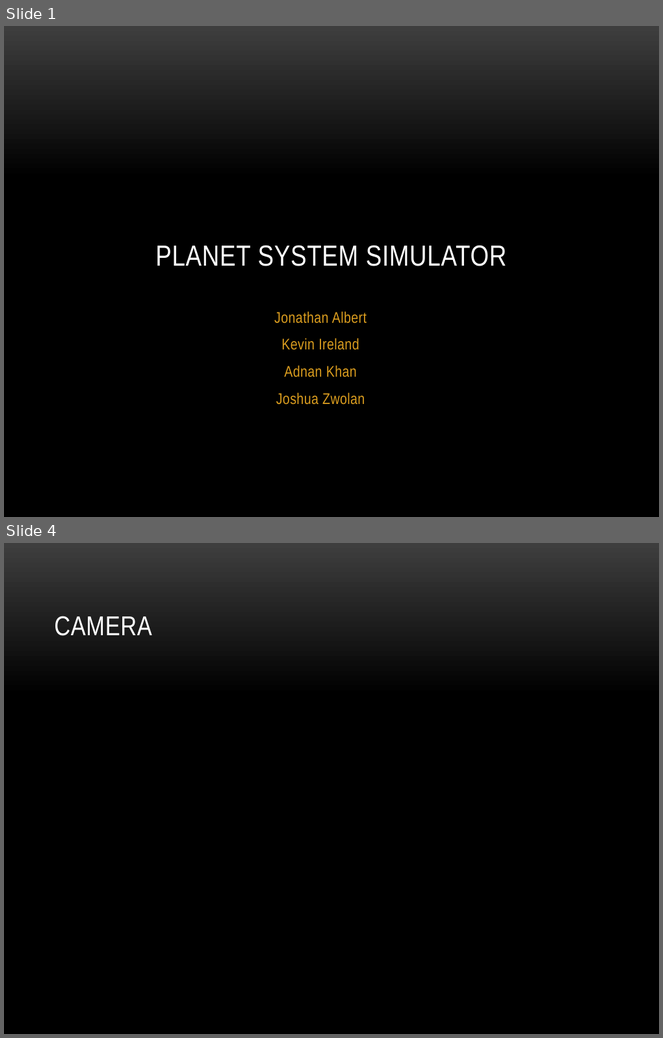
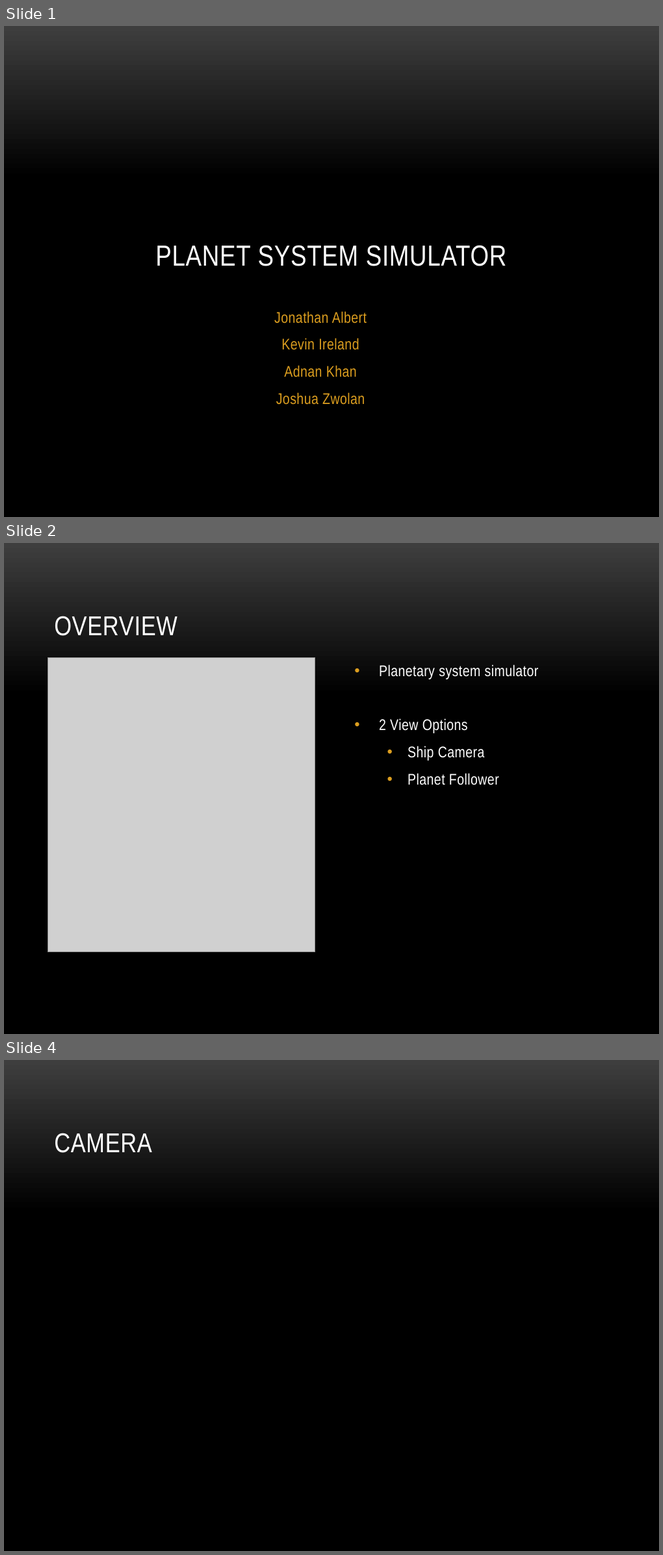
Before and after one commit to AdnaneKhan/1566_final, a slide deck: docs/gfx_ppt.pptx. Shown one above the other, each under a label of ours: slides 1 and 4 before the commit, slides 1, 2 and 4 after it; the slides between them are not shown. The pictures are 663x1038 and 663x1555 pixels, drawn with LibreOffice and Linux fonts; fonts in the diff are those of the drawing; grey boxes stand for pictures; background and template pictures are left out. Boxes give left, top, right and bottom in pixels: in the first picture for what was removed or moved away, otherwise in the second. Text is boxed around its words. In the diff, an @@ line names an element or a change of style, - is before the commit and + after.

```diff
--- a/docs/gfx_ppt.pptx
+++ b/docs/gfx_ppt.pptx
@@ slide 2 added at (4,543,659,1034), background picture (left out) @@
@@ title added at (54,616,178,636), 30 pt, text #FFFFFF @@
+OVERVIEW
@@ picture added at (48,657,315,953) @@
@@ text added at (379,665,539,785), 17 pt, text #FFFFFF @@
+• Planetary system simulator
+• 2 View Options
+  • Ship Camera
+  • Planet Follower
```
Also in this commit, not shown: 2 slides changed, 2 other slides added, 2 slides removed, 1 other file.
